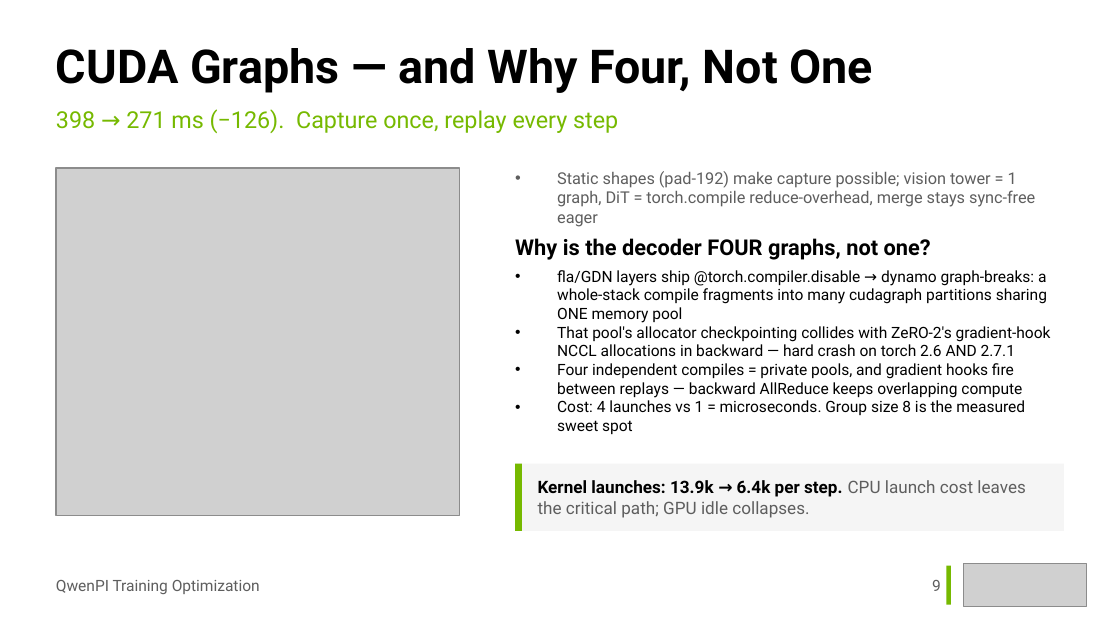
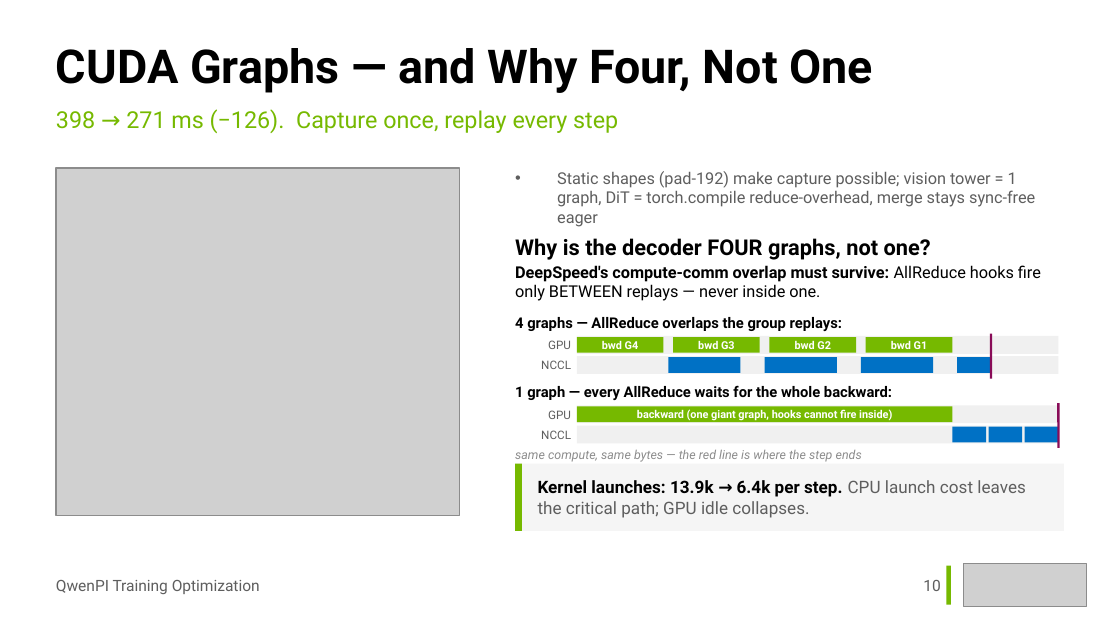
Before and after one commit to Holworth/starVLA, a slide deck: slide 10 of docs/slides/qwenpi-optimization.pptx (slide 9 before the commit). Drawn at 1120x630 pixels with LibreOffice and Linux fonts; fonts in the diff are those of the drawing; grey boxes stand for pictures. Boxes give left, top, right and bottom in pixels: in the first picture for what was removed or moved away, otherwise in the second. Text is boxed around its words. In the diff, an @@ line names an element or a change of style, - is before the commit and + after.

Commit message:
docs(slides): sync-points problem page + simplified 4-vs-1 overlap story

```diff
--- a/docs/slides/qwenpi-optimization.pptx
+++ b/docs/slides/qwenpi-optimization.pptx
@@ text added at (x1=515, y1=265, x2=1041, y2=301), 10.5 pt, text #000000 @@
+DeepSpeed's compute-comm overlap must survive: AllReduce hooks fire only BETWEEN replays — never inside one.
@@ text removed at (x1=557, y1=270, x2=1051, y2=434) @@
-• fla/GDN layers ship @torch.compiler.disable → dynamo graph-breaks: a whole-stack compile fragments into many cudagraph partitions sharing ONE memory pool
-• That pool's allocator checkpointing collides with ZeRO-2's gradient-hook NCCL allocations in backward — hard crash on torch 2.6 AND 2.7.1
-• Four independent compiles = private pools, and gradient hooks fire between replays — backward AllReduce keeps overlapping compute
-• Cost: 4 launches vs 1 = microseconds. Group size 8 is the measured sweet spot
@@ text added at (x1=515, y1=317, x2=842, y2=331), 9.5 pt, text #000000, bold @@
+4 graphs — AllReduce overlaps the group replays:
@@ text added at (x1=548, y1=340, x2=571, y2=349), 7.5 pt, text #5E5E5E @@
+GPU
@@ rectangle added at (x1=577, y1=336, x2=1058, y2=354), fill #F0F0F0 @@
@@ rectangle added at (x1=577, y1=356, x2=1058, y2=374), fill #F0F0F0 @@
@@ rectangle added at (x1=577, y1=337, x2=663, y2=353), fill #76B900 @@
@@ text added at (x1=602, y1=340, x2=639, y2=349), 7 pt, text #FFFFFF, bold @@
+bwd G4
@@ rectangle added at (x1=669, y1=357, x2=740, y2=373), fill #0071C5 @@
@@ rectangle added at (x1=673, y1=337, x2=759, y2=353), fill #76B900 @@
@@ text added at (x1=698, y1=340, x2=735, y2=349), 7 pt, text #FFFFFF, bold @@
+bwd G3
@@ rectangle added at (x1=765, y1=357, x2=837, y2=373), fill #0071C5 @@
@@ rectangle added at (x1=769, y1=337, x2=856, y2=353), fill #76B900 @@
@@ text added at (x1=795, y1=340, x2=831, y2=349), 7 pt, text #FFFFFF, bold @@
+bwd G2
@@ rectangle added at (x1=861, y1=357, x2=933, y2=373), fill #0071C5 @@
@@ rectangle added at (x1=866, y1=337, x2=952, y2=353), fill #76B900 @@
@@ text added at (x1=891, y1=340, x2=928, y2=349), 7 pt, text #FFFFFF, bold @@
+bwd G1
@@ rectangle added at (x1=958, y1=357, x2=991, y2=373), fill #0071C5 @@
@@ line added from (991, 334) to (991, 379), #890C58 1.5 pt @@
@@ text added at (x1=515, y1=385, x2=892, y2=400), 9.5 pt, text #000000, bold @@
+1 graph — every AllReduce waits for the whole backward:
@@ text added at (x1=541, y1=360, x2=571, y2=369), 7.5 pt, text #5E5E5E @@
+NCCL
@@ text added at (x1=548, y1=410, x2=571, y2=419), 7.5 pt, text #5E5E5E @@
+GPU
@@ rectangle added at (x1=577, y1=405, x2=1058, y2=423), fill #F0F0F0 @@
@@ rectangle added at (x1=577, y1=407, x2=952, y2=422), fill #76B900 @@
@@ text added at (x1=637, y1=409, x2=892, y2=421), 7 pt, text #FFFFFF, bold @@
+backward (one giant graph, hooks cannot fire inside)
@@ line added from (1058, 403) to (1058, 448), #890C58 1.5 pt @@
@@ text added at (x1=541, y1=430, x2=571, y2=439), 7.5 pt, text #5E5E5E @@
+NCCL
@@ rectangle added at (x1=577, y1=426, x2=1058, y2=444), fill #F0F0F0 @@
@@ rectangle added at (x1=952, y1=427, x2=986, y2=442), fill #0071C5 @@
@@ rectangle added at (x1=989, y1=427, x2=1023, y2=442), fill #0071C5 @@
@@ rectangle added at (x1=1025, y1=427, x2=1058, y2=442), fill #0071C5 @@
@@ text added at (x1=515, y1=450, x2=862, y2=462), 8 pt, text #8C8C8C, italic @@
+same compute, same bytes — the red line is where the step ends
@@ text at (x1=923, y1=580, x2=940, y2=591): text changed @@
-9
+10
```
Also in this commit, not shown: 6 other slides changed, 1 slide added, 1 other file.
